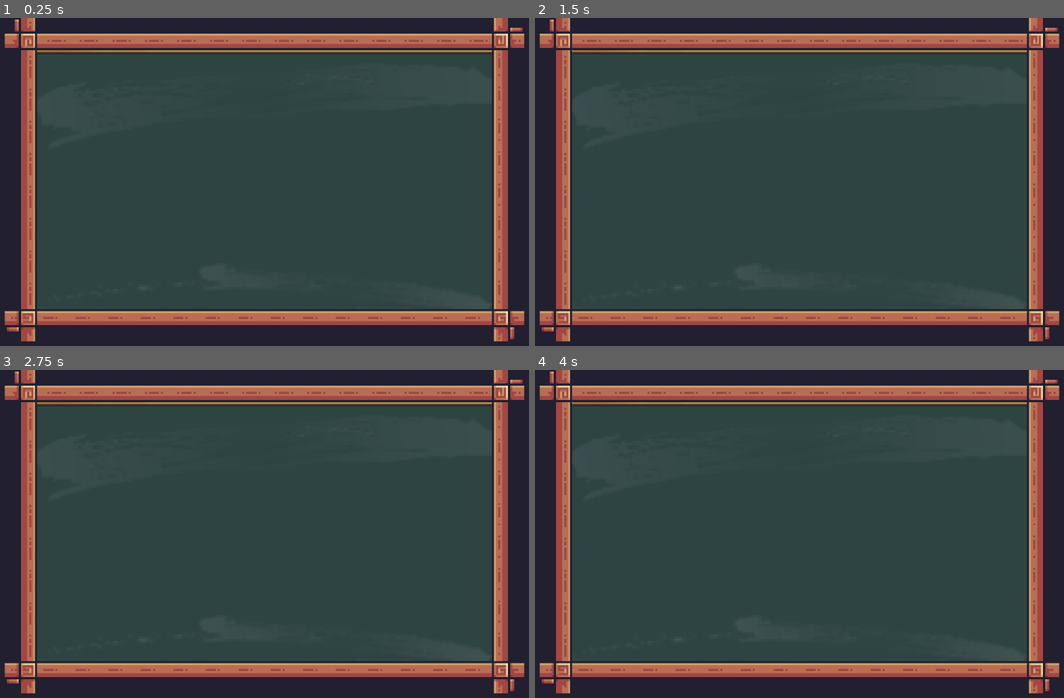
Above: before the commit, frames 1-4 (two rows, left to right).
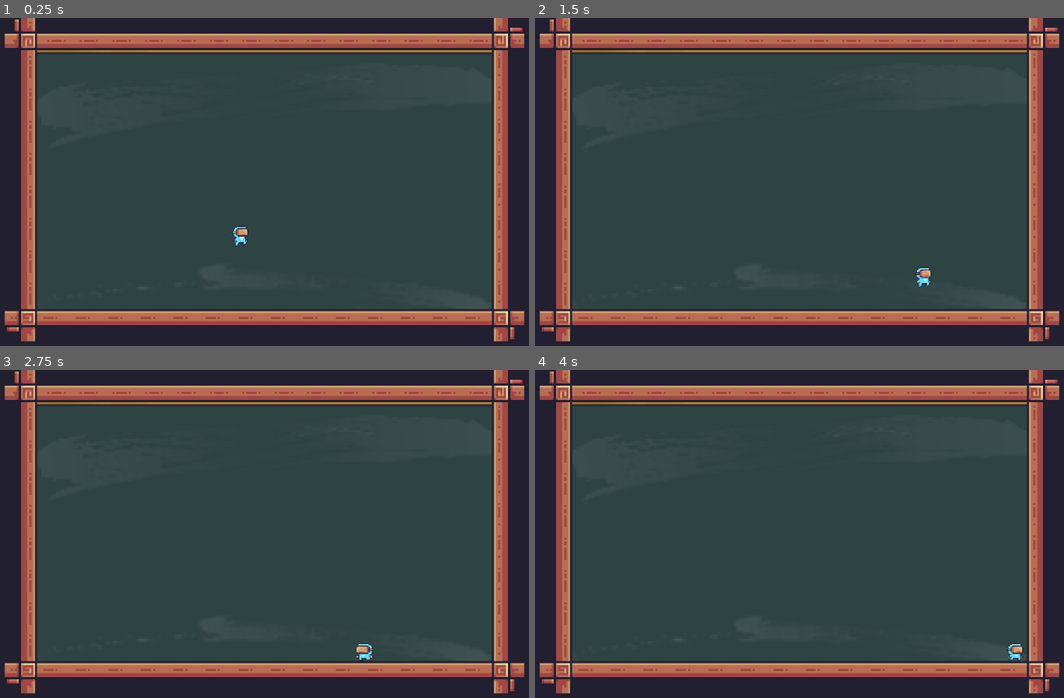
Above: after the commit, the same moments.

Repository: IsmaelCanseno/Mystic-Word--The-Words-Hunt
Game: Godot game, scene res://Scenes/level scenes/Level 2 - Computer Room (Caloing).tscn
The game is run twice, just before and just after one commit, with the same random seed, the same clock (stepped at 60 frames per second) and the same inputs. This scene is started directly instead of the project's main scene.
Inputs:
- Up to frame 1 (0.25 s): no input
- Up to frame 2 (1.5 s): hold D (right) from 0.53 s (still down); tap W (jump) at 0.77 s
- Up to frame 3 (2.75 s): tap W (jump) at 1.52 s; release D (right) at 2.03 s; hold A (left) from 2.03 s (still down)
- Up to frame 4 (4 s): release A (left) at 2.78 s; hold D (right) from 2.78 s (still down); tap W (jump) at 3.02, 3.77 s

The runs differ from the first frame. In frame 1, 0.1% of the frame differs, in the area x 43-47%, y 63-70%; in frame 2, 0.1%; in frame 3, 0.1%, in the area x 67-71%, y 83-89%; in frame 4, 0.1%.

Commit message:
character added

Diff:
--- a/new-game-project/Scenes/level scenes/Level 1 - Classroom 2 Props (Boncales).tscn
+++ b/new-game-project/Scenes/level scenes/Level 1 - Classroom 2 Props (Boncales).tscn
@@ -1,9 +1,10 @@
-[gd_scene load_steps=10 format=4 uid="uid://cgrff8ohgw5cy"]
+[gd_scene load_steps=11 format=4 uid="uid://cgrff8ohgw5cy"]
 
 [ext_resource type="Texture2D" uid="uid://drldl7rn55nh1" path="res://Scenes/background/Untitled design (5).png" id="1_6t1fp"]
 [ext_resource type="Texture2D" uid="uid://5mg75py35un6" path="res://Scenes/tilemaps/Terrain (16x16).png" id="2_uai3f"]
 [ext_resource type="Texture2D" uid="uid://dft0tm50v36em" path="res://Scenes/tilemaps/Classroom Props First Spritesheet 1.png" id="3_2f0kj"]
 [ext_resource type="Texture2D" uid="uid://d2pv1bsyxlxb1" path="res://Scenes/tilemaps/Classroom Props Second Spritesheet 2.png" id="4_ax6i4"]
+[ext_resource type="PackedScene" uid="uid://dr4patlt4yn6u" path="res://Scenes/character/main_character.tscn" id="5_g2qpa"]
 
 [sub_resource type="TileSetAtlasSource" id="TileSetAtlasSource_hjym5"]
 texture = ExtResource("2_uai3f")
@@ -2754,3 +2755,7 @@
 position = Vector2(64, -188)
 scale = Vector2(0.375, 0.375)
 tile_set = SubResource("TileSet_dvemn")
+
+[node name="CharacterBody2D" parent="." instance=ExtResource("5_g2qpa")]
+position = Vector2(257.5, 146.75)
+scale = Vector2(1.875, 1.6875)
--- a/new-game-project/Scenes/level scenes/Level 2 - Computer Room (Caloing).tscn
+++ b/new-game-project/Scenes/level scenes/Level 2 - Computer Room (Caloing).tscn
@@ -1,9 +1,10 @@
-[gd_scene load_steps=10 format=4 uid="uid://dwkbi00yha4gi"]
+[gd_scene load_steps=11 format=4 uid="uid://dwkbi00yha4gi"]
 
 [ext_resource type="Texture2D" uid="uid://drldl7rn55nh1" path="res://Scenes/background/Untitled design (5).png" id="1_d871o"]
 [ext_resource type="Texture2D" uid="uid://5mg75py35un6" path="res://Scenes/tilemaps/Terrain (16x16).png" id="2_hqjuk"]
 [ext_resource type="Texture2D" uid="uid://btprt6d35k1u2" path="res://Scenes/tilemaps/Computer Room Spritesheet 1.png" id="3_xae78"]
 [ext_resource type="Texture2D" uid="uid://e3s1yy4a2qmw" path="res://Scenes/tilemaps/Computer Room Spritesheet 6.png" id="4_7x3fs"]
+[ext_resource type="PackedScene" uid="uid://dr4patlt4yn6u" path="res://Scenes/character/main_character.tscn" id="5_0a47s"]
 
 [sub_resource type="TileSetAtlasSource" id="TileSetAtlasSource_wroxp"]
 texture = ExtResource("2_hqjuk")
@@ -4226,3 +4227,6 @@
 position = Vector2(64, -188)
 scale = Vector2(0.375, 0.375)
 tile_set = SubResource("TileSet_t0bbc")
+
+[node name="CharacterBody2D" parent="." instance=ExtResource("5_0a47s")]
+position = Vector2(516, 386)
--- a/new-game-project/Scenes/level scenes/Level 3 - Art Room (Fernando).tscn
+++ b/new-game-project/Scenes/level scenes/Level 3 - Art Room (Fernando).tscn
@@ -1,9 +1,10 @@
-[gd_scene load_steps=10 format=4 uid="uid://l53ot3jcssx1"]
+[gd_scene load_steps=11 format=4 uid="uid://l53ot3jcssx1"]
 
 [ext_resource type="Texture2D" uid="uid://drldl7rn55nh1" path="res://Scenes/background/Untitled design (5).png" id="1_d8gl0"]
 [ext_resource type="Texture2D" uid="uid://5mg75py35un6" path="res://Scenes/tilemaps/Terrain (16x16).png" id="2_604s2"]
 [ext_resource type="Texture2D" uid="uid://cetqayjvo2e5h" path="res://Scenes/tilemaps/Art Room Spritesheet 1.png" id="3_q4tcn"]
 [ext_resource type="Texture2D" uid="uid://ciwkaw7p5hjxg" path="res://Scenes/tilemaps/Art Room Spritesheet 2.png" id="4_c6xac"]
+[ext_resource type="PackedScene" uid="uid://dr4patlt4yn6u" path="res://Scenes/character/main_character.tscn" id="5_u68jt"]
 
 [sub_resource type="TileSetAtlasSource" id="TileSetAtlasSource_bxnij"]
 texture = ExtResource("2_604s2")
@@ -4885,3 +4886,6 @@
 texture_filter = 1
 scale = Vector2(0.375, 0.375)
 tile_set = SubResource("TileSet_hslv8")
+
+[node name="CharacterBody2D" parent="." instance=ExtResource("5_u68jt")]
+position = Vector2(516, 386)
